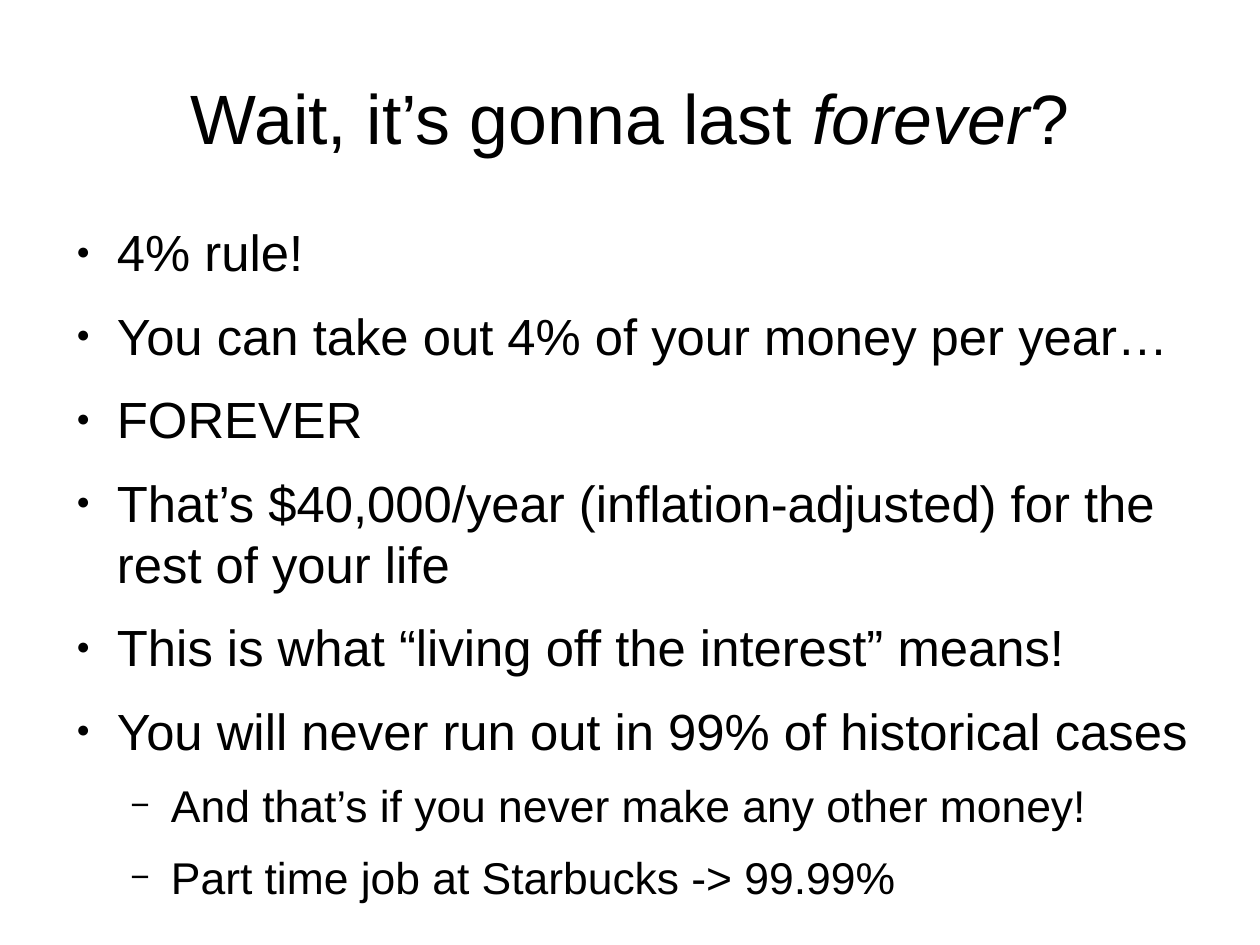
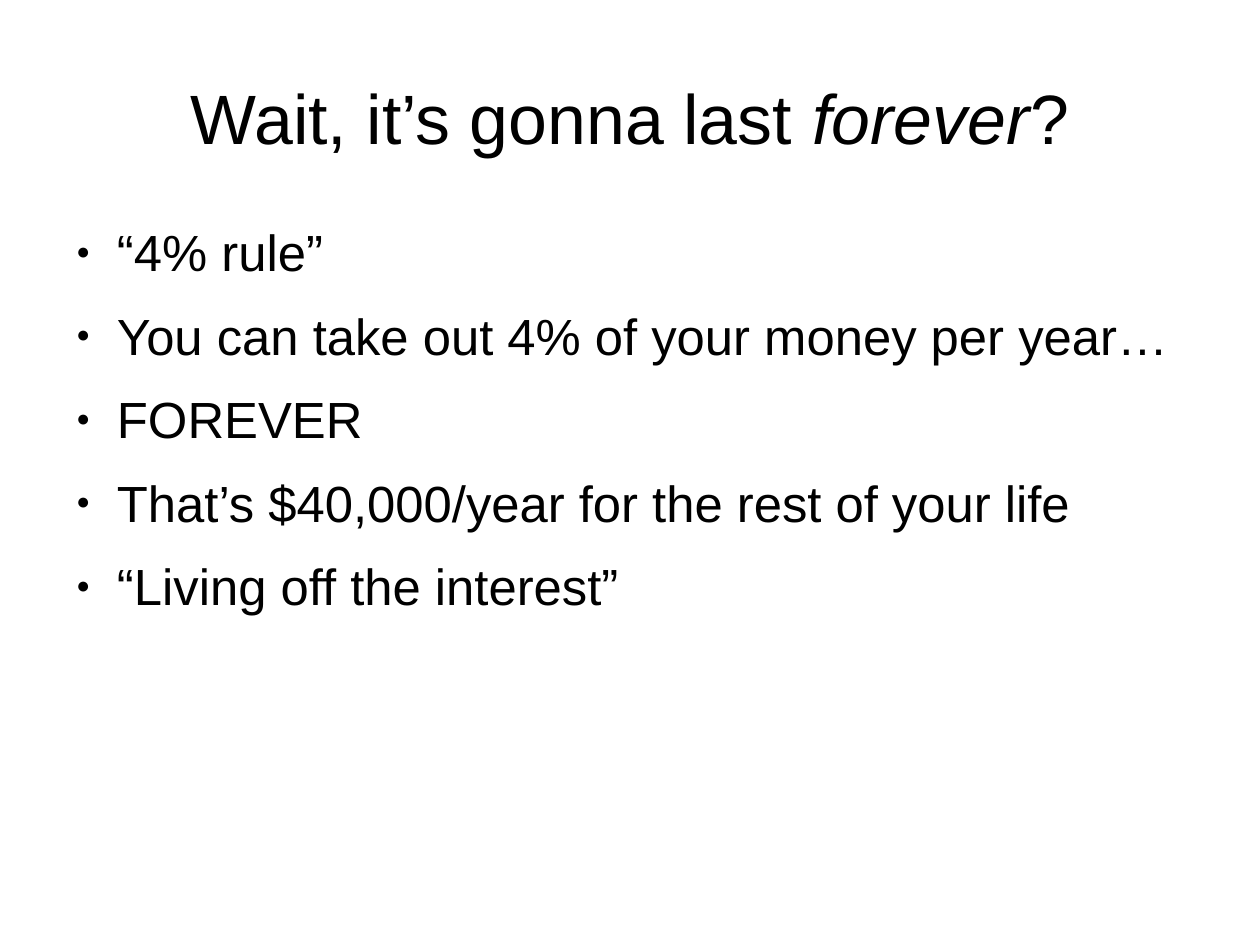
Before and after one commit to rettigs/presentations, a slide deck: slide 7 of finance_talk.odp. Drawn at 1260x945 pixels with LibreOffice and Linux fonts; fonts in the diff are those of the drawing. Boxes give left, top, right and bottom in pixels: in the first picture for what was removed or moved away, otherwise in the second. Text is boxed around its words. In the diff, an @@ line names an element or a change of style, - is before the commit and + after.

```diff
--- a/finance_talk.odp
+++ b/finance_talk.odp
@@ text at (x1=117, y1=234, x2=323, y2=272): text changed @@
-● 4% rule!
+● “4% rule”
@@ text at (x1=117, y1=484, x2=1070, y2=616): text changed @@
-● That’s $40,000/year (inflation-adjusted) for the rest of your life
-● This is what “living off the interest” means!
-● You will never run out in 99% of historical cases
-  − And that’s if you never make any other money!
-  − Part time job at Starbucks -> 99.99%
+● That’s $40,000/year for the rest of your life
+● “Living off the interest”
```
Also in this commit, not shown: 50 other slides changed, 8 slides added, 9 slides removed.
